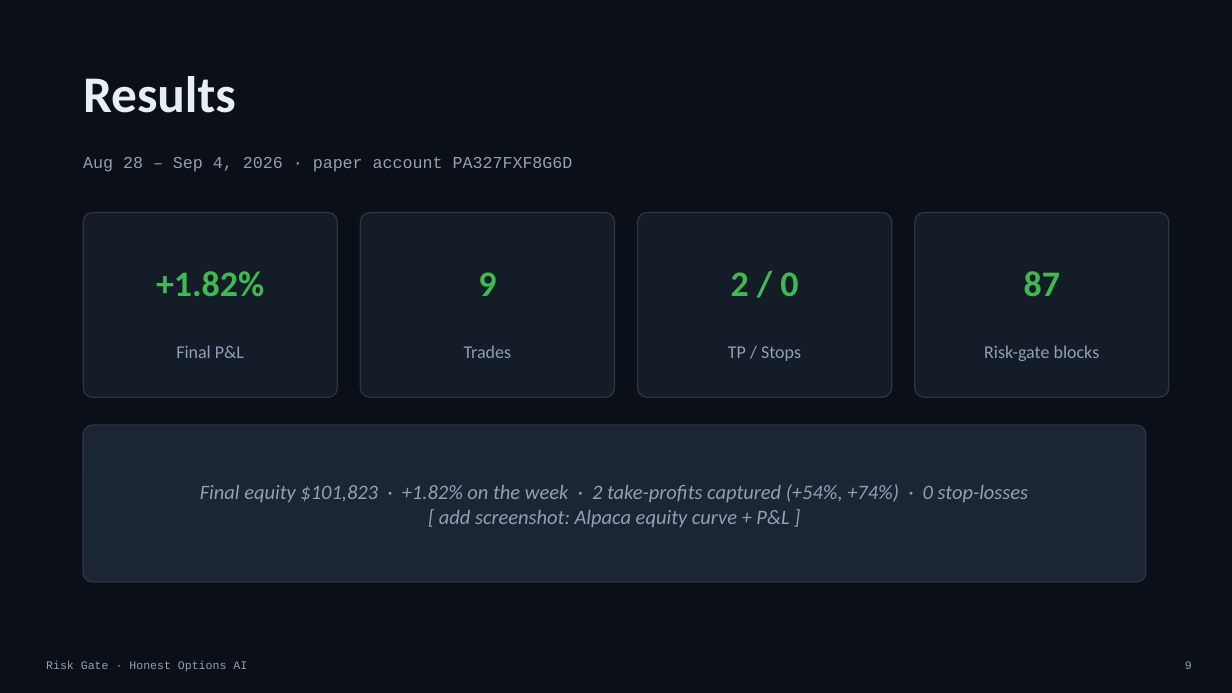
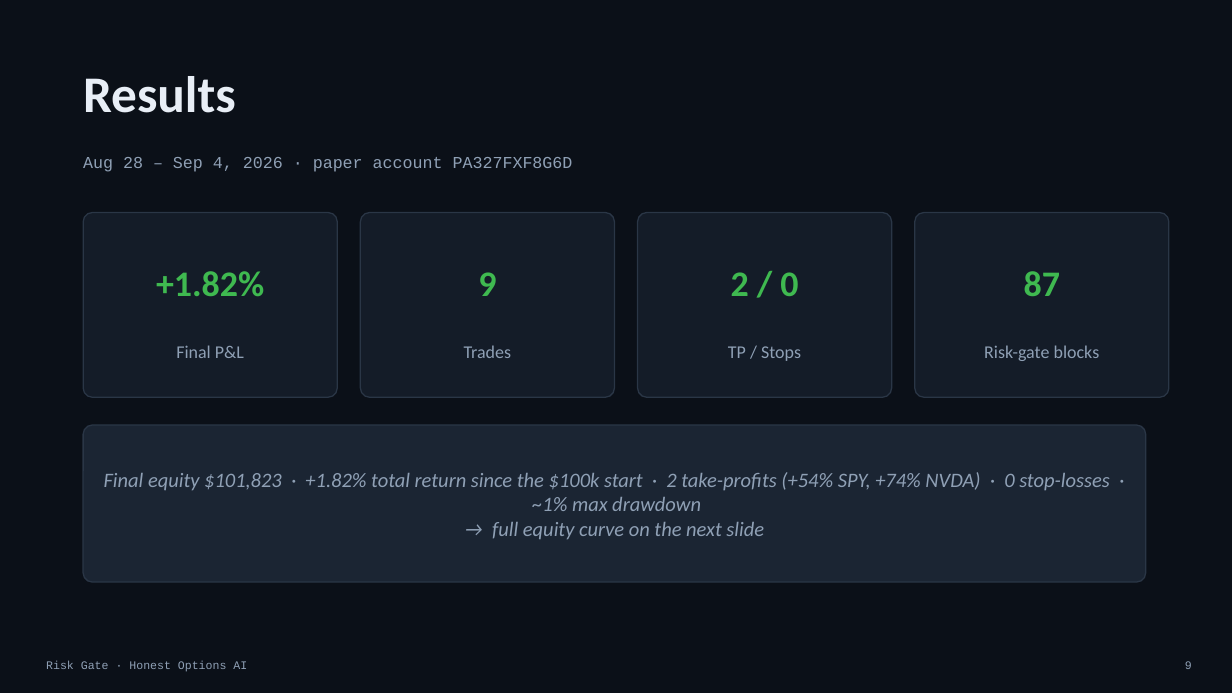
Before and after one commit to fawad07/alpaca-options-agent, a slide deck: slide 9 of submission/presentation.pptx. Drawn at 1232x693 pixels with LibreOffice and Linux fonts; fonts in the diff are those of the drawing. Boxes give left, top, right and bottom in pixels: in the first picture for what was removed or moved away, otherwise in the second. Text is boxed around its words. In the diff, an @@ line names an element or a change of style, - is before the commit and + after.

Commit message:
Add dedicated equity-curve slide (new slide 10) with Alpaca screenshot; slide 9 keeps stats, close moves to slide 11

```diff
--- a/submission/presentation.pptx
+++ b/submission/presentation.pptx
@@ text at [104, 472, 1110, 539]: text changed @@
-Final equity $101,823 · +1.82% on the week · 2 take-profits captured (+54%, +74%) · 0 stop-losses
-[ add screenshot: Alpaca equity curve + P&L ]
+Final equity $101,823 · +1.82% total return since the $100k start · 2 take-profits (+54% SPY, +74% NVDA) · 0 stop-losses · ~1% max drawdown
+→ full equity curve on the next slide
```
Also in this commit, not shown: 1 other slide changed, 1 slide added, 2 other files.
